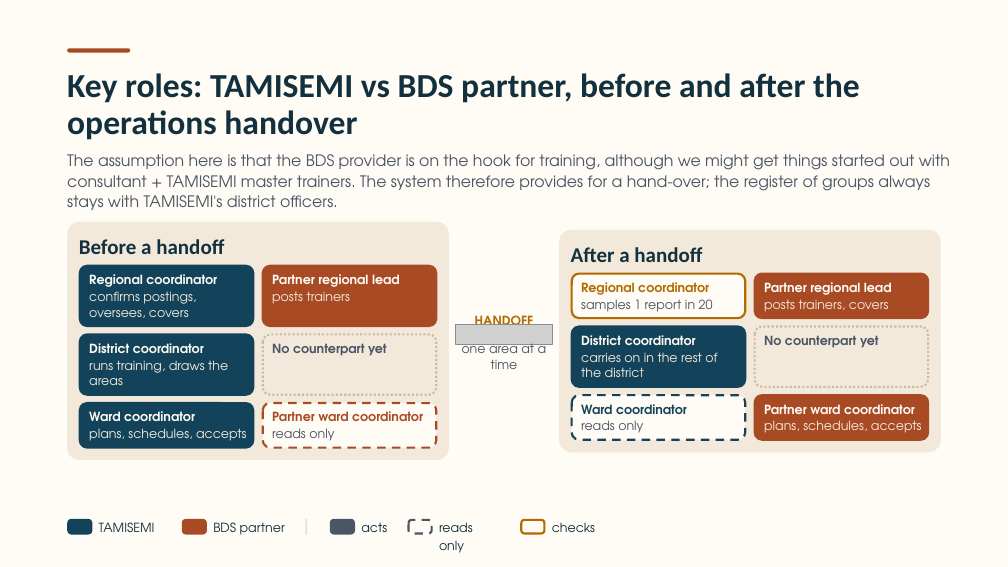
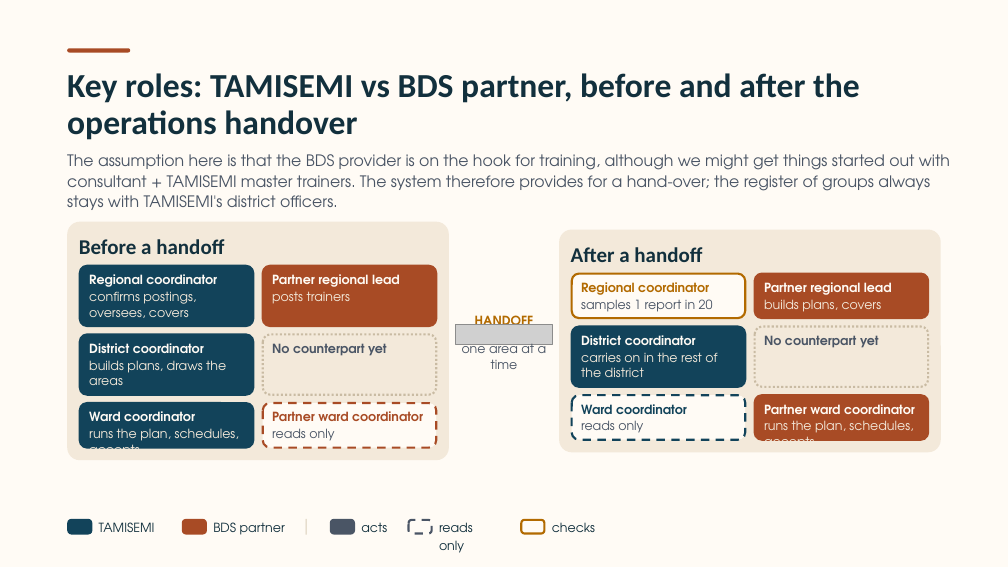
Before and after one commit to andvraman/cmg-cap, a slide deck: slide 5 of CMG-Training-system-introduction.pptx. Drawn at 1008x567 pixels with LibreOffice and Linux fonts; fonts in the diff are those of the drawing; grey boxes stand for pictures. Boxes give left, top, right and bottom in pixels: in the first picture for what was removed or moved away, otherwise in the second. Text is boxed around its words. In the diff, an @@ line names an element or a change of style, - is before the commit and + after.

```diff
--- a/CMG-Training-system-introduction.pptx
+++ b/CMG-Training-system-introduction.pptx
@@ text at box(764, 299, 882, 312): text changed @@
-posts trainers, covers
+builds plans, covers
@@ text at box(89, 360, 226, 385): text changed @@
-runs training, draws the areas
+builds plans, draws the areas
@@ text at box(89, 428, 239, 449): text changed @@
-plans, schedules, accepts
+runs the plan, schedules, accepts
@@ text at box(764, 420, 913, 441): text changed @@
-plans, schedules, accepts
+runs the plan, schedules, accepts
```
Also in this commit, not shown: 3 other slides changed, 2 other files.
